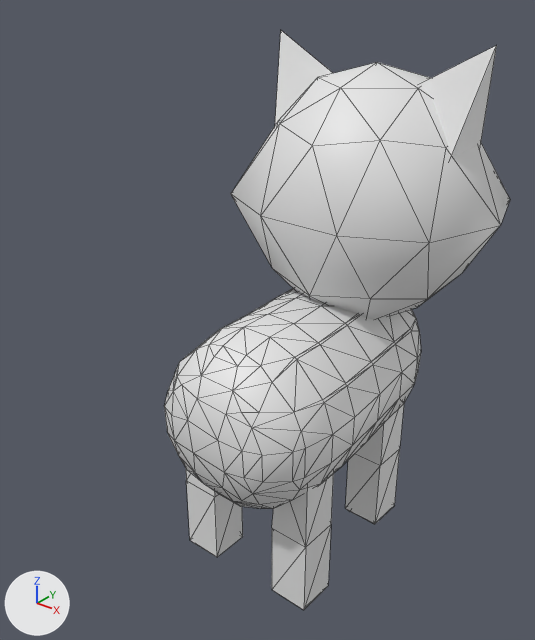
Two versions of the OBJ model game/assets/cat.obj, one commit apart.
Camera for both pictures: a 50 mm camera at (1.79, -2.52, 1.7) aimed at (-0.05, -0.23, 0.28). Arrows for +X, +Y and +Z are at lower left; the lights stay in place. Mesh edges are drawn as thin lines. Where no turn or scale is listed for an object, it has been applied to the vertices.

Objects in the first picture: 'Cube.002_Cube.003'.
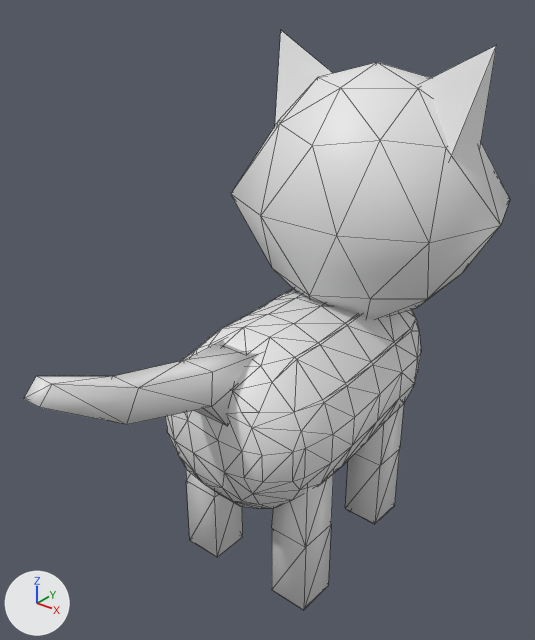
Location of each change, [x1, y1, x2, y2] in pixels of the pictures (535 x 640 px; the box of a moved part takes in the faces that stretch with it):
'Cube.002_Cube.003', reshaped (40% wider)
    before: [164, 31, 510, 610]
    after: [24, 31, 510, 610]
part 1 of me_cube_002_cube_003, added
    after: [24, 340, 259, 426]
part 2 of me_cube_002_cube_003, moved or reshaped
    both: [304, 434, 333, 477]

Diff of the bpy script that builds the scene:
```diff
--- a/game/assets/cat.obj.py
+++ b/game/assets/cat.obj.py
@@ me_cube_002_cube_003 @@
 # used by ob_cube_002_cube_003; location = (0.0, 0.0, 0.0)
 # verts and faces of me_cube_002_cube_003; kept vertices keep their numbers, new ones are numbered from 386
 # before: 160 (0.38, -0.52, -0.05) at pixel (305, 448), 161 (0.41, -0.37, -0.05) at pixel (332, 434), 162 (0.38, -0.52, -0.19) at pixel (304, 477), 165 (0.41, -0.37, -0.19) at pixel (331, 462)
-me_cube_002_cube_003.from_pydata(...)  # 386 vertices, 740 faces; spans x -0.64..0.68, y -0.7..0.99, z -1.02..1.4
+me_cube_002_cube_003.from_pydata(...)  # 402 vertices, 768 faces; spans x -0.64..0.68, y -1.45..0.99, z -1.02..1.4
+# me_cube_002_cube_003 part 1: a new loose piece of 16 vertices spanning x -0.11..0.11, y -1.45..-0.35, z 0.03..0.53
+# me_cube_002_cube_003 part 2
+delete_faces([(161, 162, 165), (160, 162, 161)])
+faces += [(160, 165, 161), (160, 162, 165)]
```
